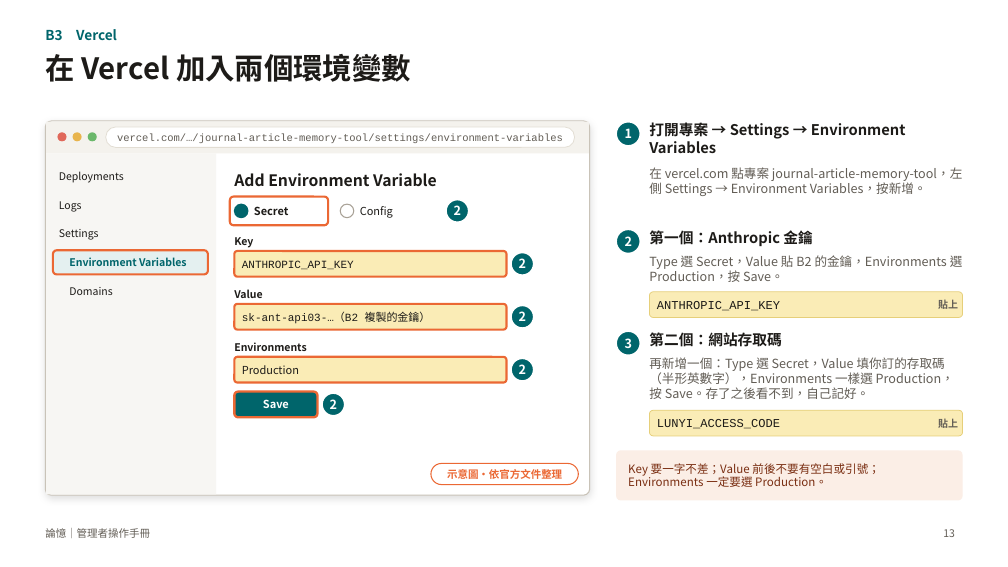
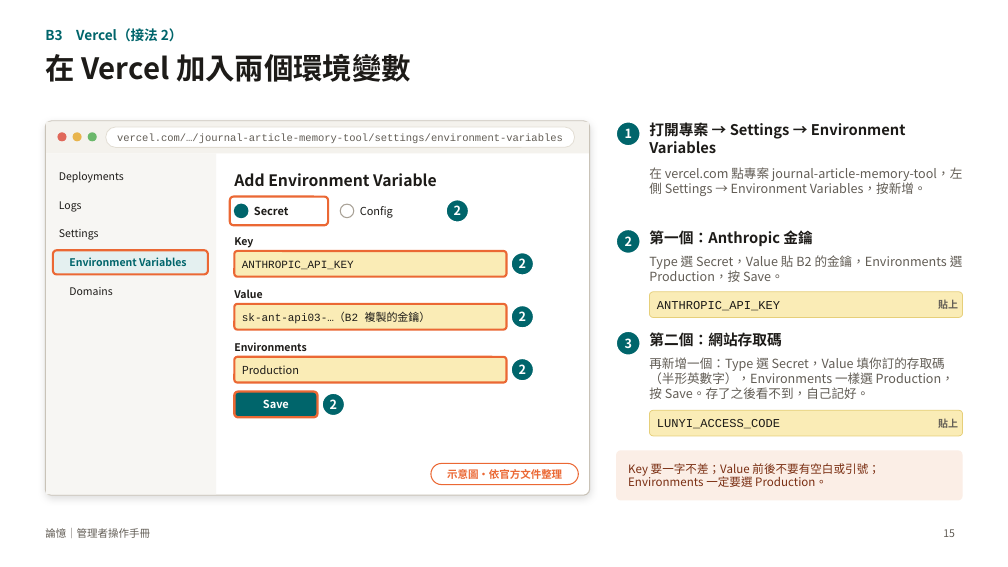
Before and after one commit to charleslin2003-prog/Journal-Article-Memory-Tool, a slide deck: slide 15 of docs/管理者操作手冊_論憶.pptx (slide 13 before the commit). Drawn at 1008x567 pixels with LibreOffice and Linux fonts; fonts in the diff are those of the drawing. Boxes give left, top, right and bottom in pixels: in the first picture for what was removed or moved away, otherwise in the second. Text is boxed around its words. In the diff, an @@ line names an element or a change of style, - is before the commit and + after.

```diff
--- a/docs/管理者操作手冊_論憶.pptx
+++ b/docs/管理者操作手冊_論憶.pptx
@@ text at (45, 28, 183, 42): text changed @@
-B3 Vercel
+B3 Vercel（接法 2）
@@ page number at (943, 529, 955, 537): text changed @@
-13
+15
```
Also in this commit, not shown: 11 other slides changed, 3 slides added, 1 slide removed, 3 other files.
